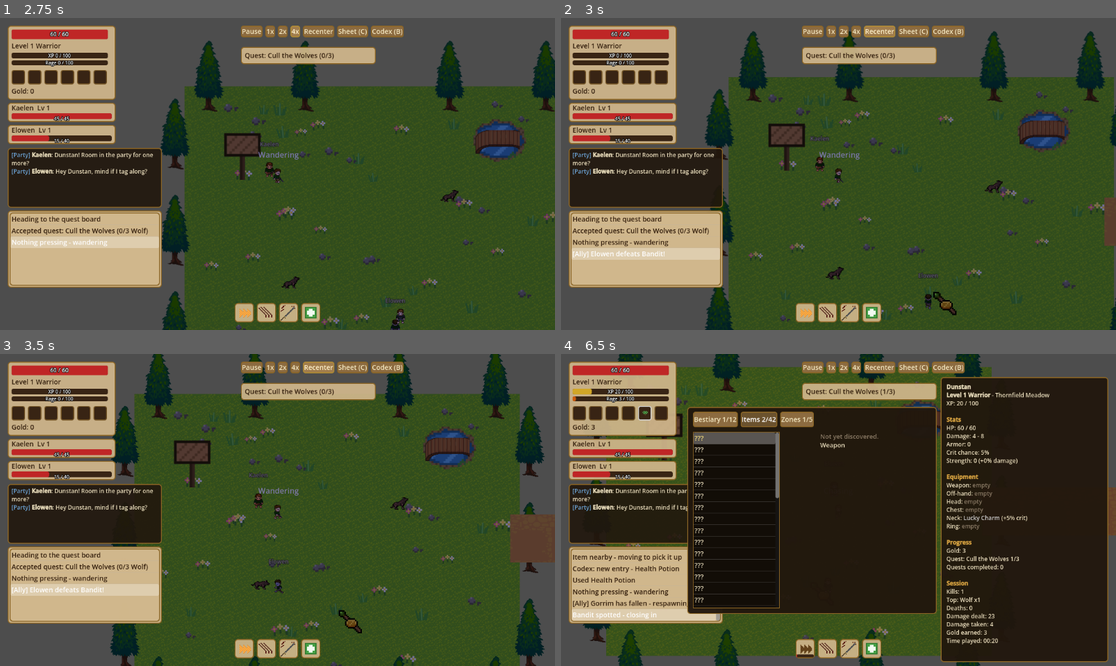
Above: before the commit, frames 1-4 (two rows, left to right).
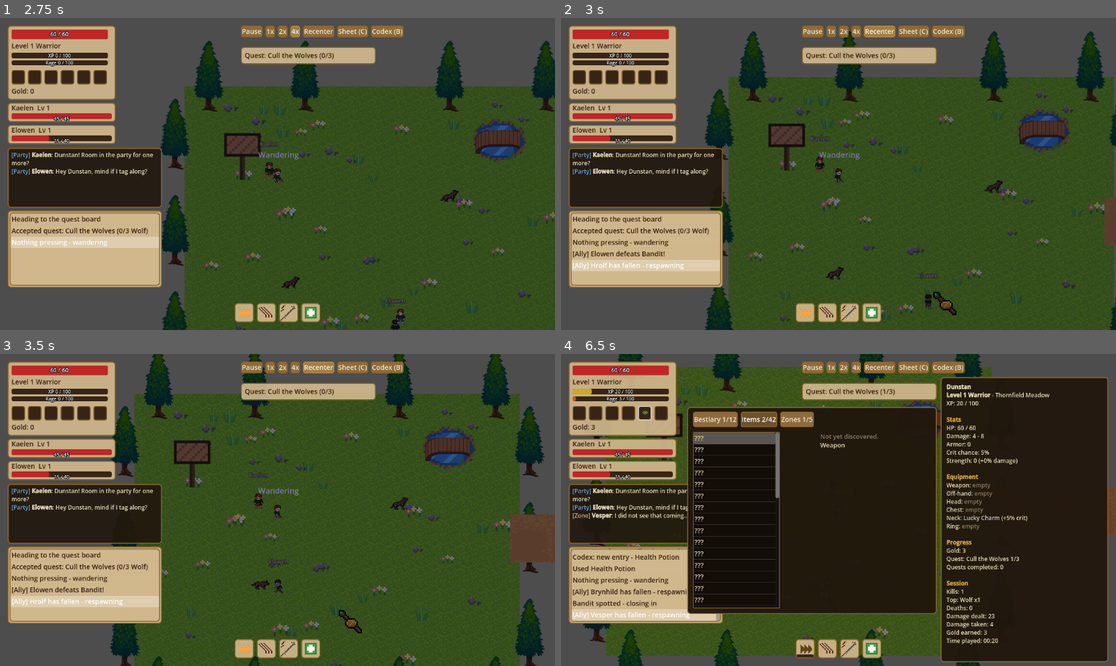
Above: after the commit, the same moments.

Repository: HexaLoid/ai-world-spectator
Game: Godot game, scene res://scenes/Main.tscn
The game is run twice, just before and just after one commit, with the same random seed, the same clock (stepped at 60 frames per second) and the same inputs.
Inputs:
- Up to frame 1 (2.75 s): click "1x" at 0.5 s; click "2x" at 1.25 s; click "4x" at 2 s
- Up to frame 2 (3 s): click "Recenter" at 2.75 s
- Up to frame 3 (3.5 s): no input
- Up to frame 4 (6.5 s): click "Sheet (C)" at 3.5 s; click "Codex (B)" at 4.25 s; click "Bestiary 1/12" at 5 s; click "Items 2/42" at 5.75 s

Frame 1 is identical in both runs. In frame 2, 1.9% of the frame differs, in the area x 1-29%, y 73-82%; in frame 3, 1.9%; in frame 4, 1.3%.

Commit message:
AI: flee at 10% HP, rest below 30% only when nothing hostile is near
Splits REST_HP_THRESHOLD from FLEE_HP_THRESHOLD so a burst can kill the
character before it runs. Adds suite_ai_decision.

Co-Authored-By: Claude Sonnet 5 <noreply@anthropic.com>

Diff:
--- a/scripts/ai/ai_decision.gd
+++ b/scripts/ai/ai_decision.gd
@@ -1,7 +1,13 @@
 class_name AIDecision
 extends RefCounted
 
-const FLEE_HP_THRESHOLD := 0.3
+## Below this HP fraction the character runs from a hostile in aggro range.
+## Kept well under REST_HP_THRESHOLD on purpose: a burst (a boss hit) can still
+## kill a character that has already dropped this low, so deaths are rare but real.
+const FLEE_HP_THRESHOLD := 0.1
+## Below this HP fraction the character rests, but only when nothing hostile is
+## in aggro range (with a hostile near, it keeps fighting until FLEE_HP_THRESHOLD).
+const REST_HP_THRESHOLD := 0.3
 
 ## Resolves the AI character's next state from its current situation.
 ## Expected context keys: hp_percent (float, 0.0-1.0), hostile_in_attack_range (bool),
@@ -24,7 +30,7 @@
 
 	if hp_percent < FLEE_HP_THRESHOLD and hostile_in_aggro_range:
 		return {"state": "flee", "reason": "HP low (%d%%) - fleeing from %s" % [round(hp_percent * 100), hostile_name]}
-	if hp_percent < FLEE_HP_THRESHOLD:
+	if hp_percent < REST_HP_THRESHOLD and not hostile_in_aggro_range:
 		return {"state": "rest", "reason": "HP low (%d%%) - resting to recover" % round(hp_percent * 100)}
 	if hostile_in_attack_range:
 		return {"state": "combat", "reason": "%s in range - engaging" % hostile_name}
--- a/tests/run_tests.gd
+++ b/tests/run_tests.gd
@@ -24,6 +24,7 @@
 	"res://tests/suite_codex_state.gd",
 	"res://tests/suite_codex_data.gd",
 	"res://tests/suite_codex_text.gd",
+	"res://tests/suite_ai_decision.gd",
 ]
 
 var checks := 0
--- /dev/null
+++ b/tests/suite_ai_decision.gd
@@ -0,0 +1,18 @@
+extends RefCounted
+
+func _ctx(hp: float, aggro: bool, attack: bool = false) -> Dictionary:
+	return {"hp_percent": hp, "hostile_in_aggro_range": aggro, "hostile_in_attack_range": attack, "hostile_name": "Wolf"}
+
+func run(t) -> void:
+	t.check(AIDecision.FLEE_HP_THRESHOLD < AIDecision.REST_HP_THRESHOLD, "flee threshold is below the rest threshold")
+	t.check(AIDecision.FLEE_HP_THRESHOLD > 0.0, "flee threshold is positive")
+	var flee_hp: float = AIDecision.FLEE_HP_THRESHOLD
+	var rest_hp: float = AIDecision.REST_HP_THRESHOLD
+	t.check_eq(AIDecision.resolve_state(_ctx(flee_hp - 0.01, true, true))["state"], "flee", "below flee threshold with a hostile near: flee")
+	t.check_eq(AIDecision.resolve_state(_ctx(flee_hp - 0.01, false))["state"], "rest", "below flee threshold, nothing near: rest")
+	t.check_eq(AIDecision.resolve_state(_ctx(flee_hp + 0.01, true, true))["state"], "combat", "between flee and rest thresholds in melee: keeps fighting")
+	t.check_eq(AIDecision.resolve_state(_ctx(flee_hp + 0.01, true))["state"], "chase", "between thresholds, hostile in aggro range: chase")
+	t.check_eq(AIDecision.resolve_state(_ctx((flee_hp + rest_hp) / 2.0, false))["state"], "rest", "between thresholds, nothing near: rest")
+	t.check_eq(AIDecision.resolve_state(_ctx(rest_hp + 0.01, false))["state"], "wander", "above rest threshold, nothing to do: wander")
+	t.check_eq(AIDecision.resolve_state(_ctx(1.0, true, true))["state"], "combat", "full HP in range: combat")
+	t.done()
Not shown, added: tests/suite_ai_decision.gd.uid
